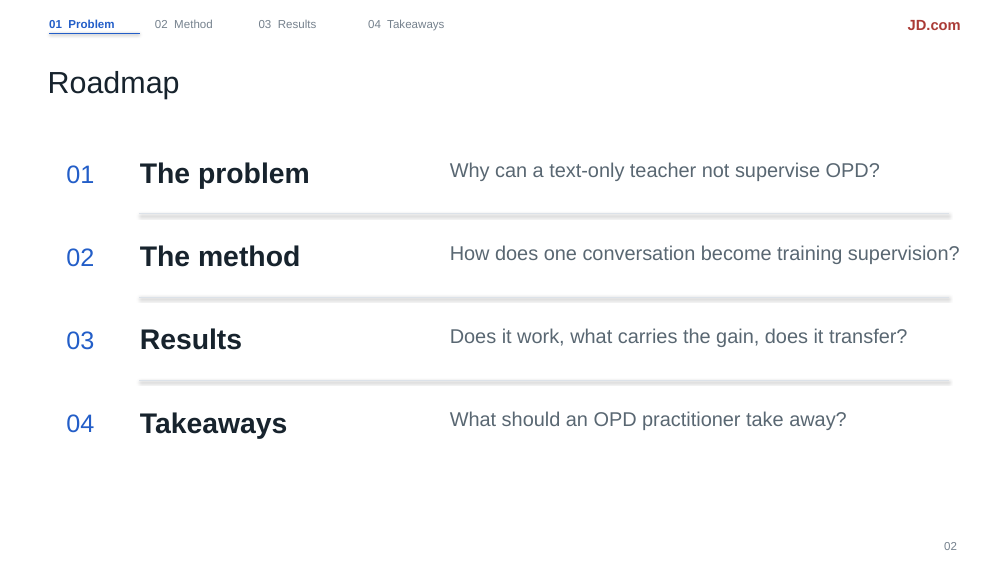
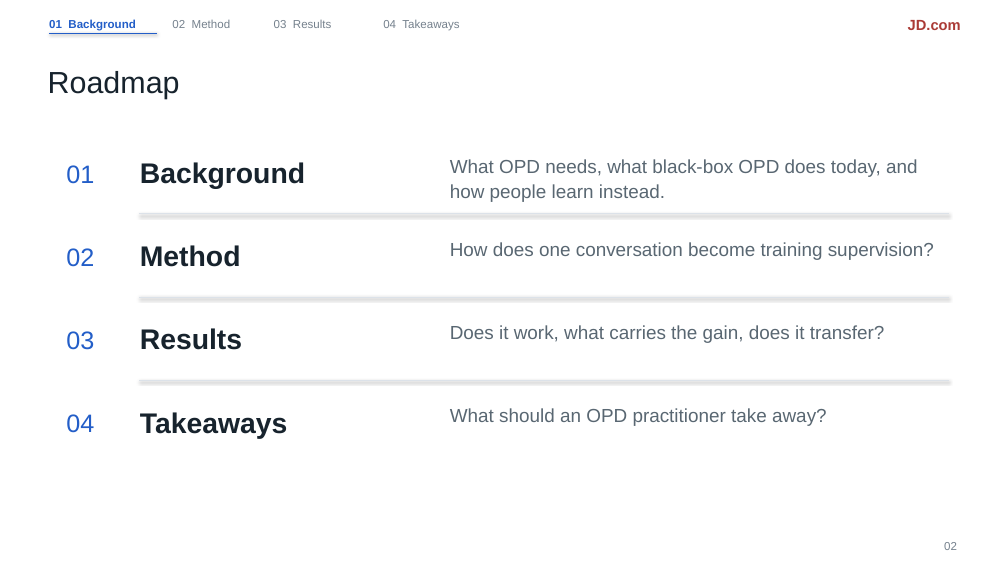
Before and after one commit to liruiluo/communicative-opsd, a slide deck: slide 2 of assets/slides/copd-slides.pptx. Drawn at 1008x567 pixels with LibreOffice and Linux fonts; fonts in the diff are those of the drawing. Boxes give left, top, right and bottom in pixels: in the first picture for what was removed or moved away, otherwise in the second. Text is boxed around its words. In the diff, an @@ line names an element or a change of style, - is before the commit and + after.

Commit message:
Rename chapter 01 to Background

```diff
--- a/assets/slides/copd-slides.pptx
+++ b/assets/slides/copd-slides.pptx
@@ text at [49, 19, 135, 31]: text changed @@
-01 Problem
+01 Background
@@ 3 texts: place and size @@
-3 texts at [155, 19, 444, 31]
+3 texts at [172, 20, 459, 30]
@@ line moved from (49, 33) - (140, 33) to (49, 33) - (157, 33) @@
@@ text at [140, 162, 305, 189]: text changed @@
-The problem
+Background
@@ text at [450, 159, 918, 202]: text changed; size 19 to 18 pt @@
-Why can a text-only teacher not supervise OPD?
+What OPD needs, what black-box OPD does today, and how people learn instead.
@@ text at [140, 245, 241, 267]: text changed @@
-The method
+Method
@@ size 19 to 18 pt in 3 elements at [450, 242, 934, 260], [450, 325, 885, 343], [450, 408, 827, 426] @@
```
Also in this commit, not shown: 13 other slides changed, 2 other files.
